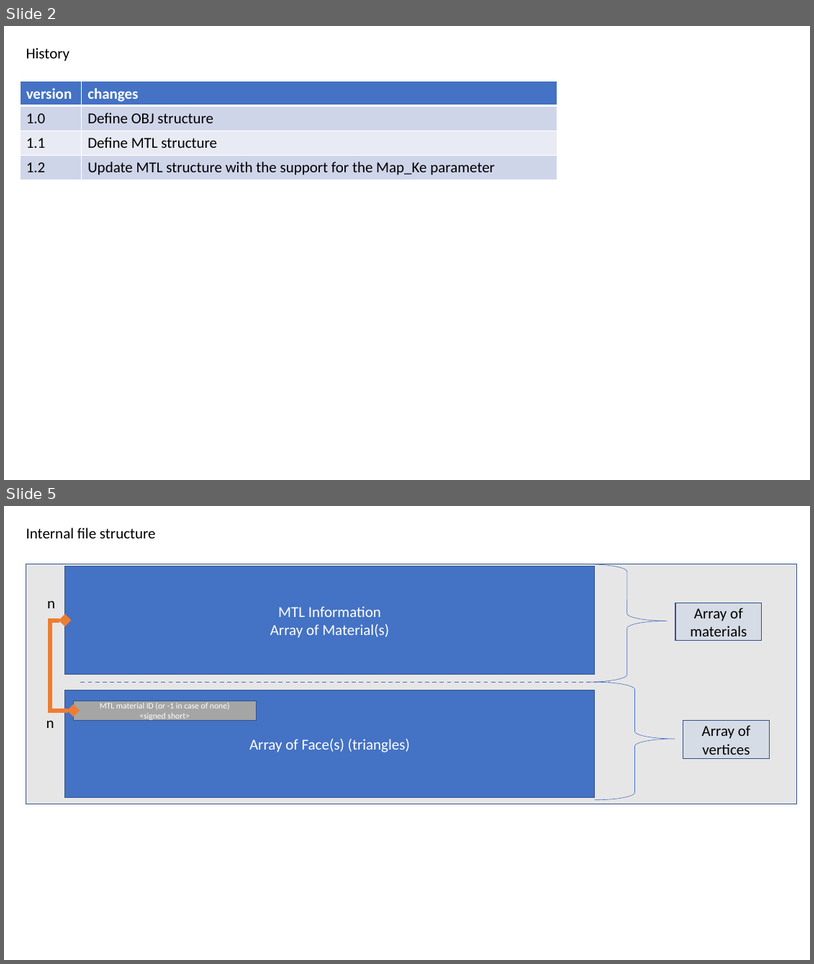
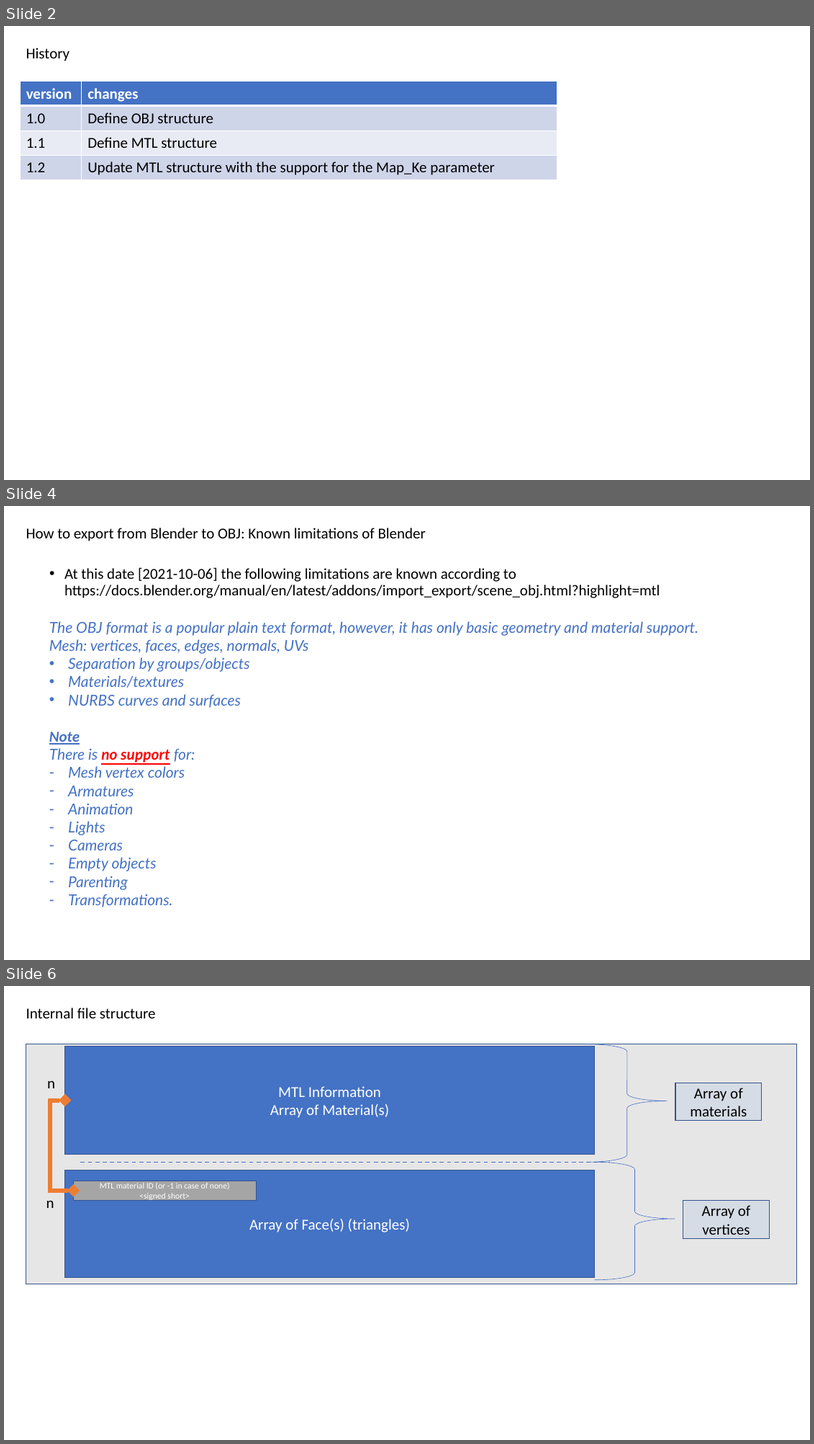
Before and after one commit to george2209/WavefrontOBJSerializer, a slide deck: docs/OBJ to binary structure_20210611_V1.1.pptx. Shown one above the other, each under a label of ours: slides 2 and 5 before the commit, slides 2, 4 and 6 after it; the slides between them are not shown. The pictures are 814x964 and 814x1444 pixels, drawn with LibreOffice and Linux fonts; fonts in the diff are those of the drawing. Boxes give left, top, right and bottom in pixels: in the first picture for what was removed or moved away, otherwise in the second. Text is boxed around its words. In the diff, an @@ line names an element or a change of style, - is before the commit and + after.

```diff
--- a/docs/OBJ to binary structure_20210611_V1.1.pptx
+++ b/docs/OBJ to binary structure_20210611_V1.1.pptx
@@ slide 4 added at [4, 506, 810, 960], background #FFFFFF @@
@@ text added at [26, 528, 426, 541], 18 pt, text #000000 @@
+How to export from Blender to OBJ: Known limitations of Blender
@@ text added at [64, 567, 660, 598], 18 pt, text #000000 @@
+• At this date [2021-10-06] the following limitations are known according to
+  https://docs.blender.org/manual/en/latest/addons/import_export/scene_obj.html?highlight=mtl
@@ text added at [49, 621, 699, 907], 18 pt, text #4472C4, italic @@
+The OBJ format is a popular plain text format, however, it has only basic geometry and material support.
+Mesh: vertices, faces, edges, normals, UVs
+• Separation by groups/objects
+• Materials/textures
+• NURBS curves and surfaces
+Note
+There is no support for:
+– Mesh vertex colors
+– Armatures
+– Animation
+– Lights
+– Cameras
+– Empty objects
+– Parenting
+– Transformations.
@@ what was slide 5 is now slide 6 @@
```
Also in this commit, not shown: 5 slides changed, 9 other files.
